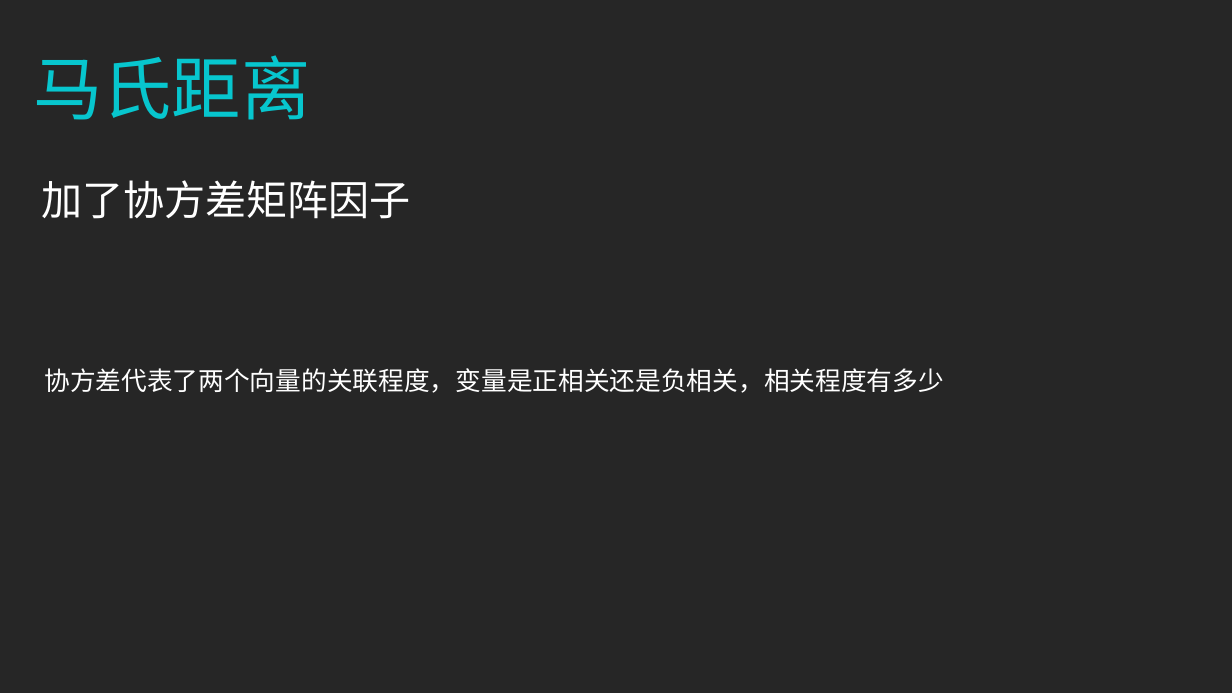
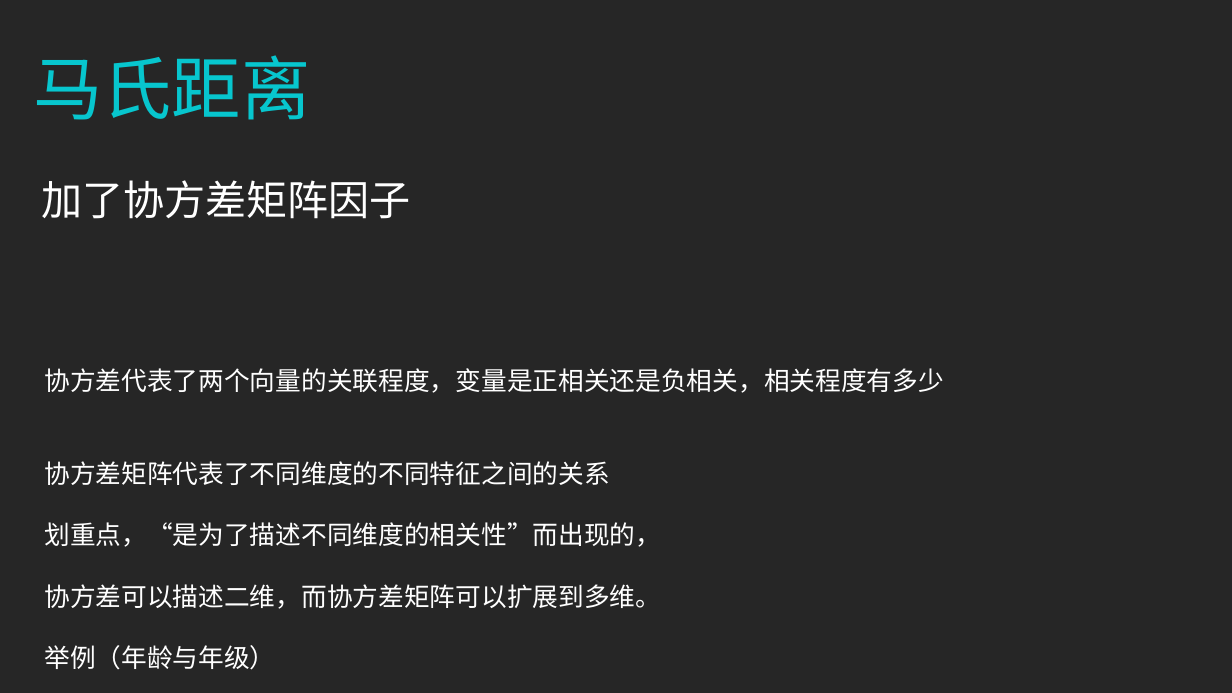
Before and after one commit to zhazhaxia/python, a slide deck: slide 20 of knn-introduction.ppt. Drawn at 1232x693 pixels with LibreOffice and Linux fonts; fonts in the diff are those of the drawing. Boxes give left, top, right and bottom in pixels: in the first picture for what was removed or moved away, otherwise in the second. Text is boxed around its words. In the diff, an @@ line names an element or a change of style, - is before the commit and + after.

Commit message:
ppt

```diff
--- a/knn-introduction.ppt
+++ b/knn-introduction.ppt
@@ text at [44,461,661,670]: paragraphs added @@
+协方差矩阵代表了不同维度的不同特征之间的关系
+划重点，“是为了描述不同维度的相关性”而出现的，
+协方差可以描述二维，而协方差矩阵可以扩展到多维。
+举例（年龄与年级）
```
Also in this commit, not shown: 1 other file.
